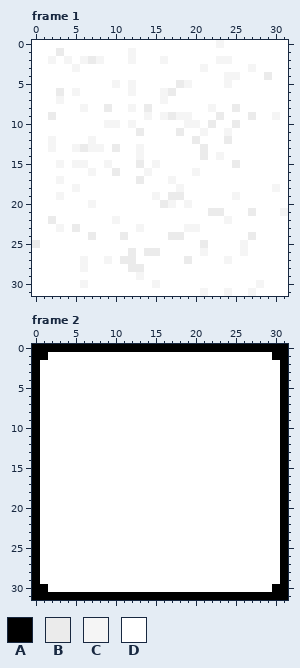
File history of a pixel-art file, Assets/Art/sprites/temporary-art.aseprite. The picture above was drawn from the file before the commit.
32x32 pixels, 2 frames. Colours within 5 levels of each other are drawn and written as one. Shown: frame 1, frame 2.
Palette (. is transparent): A #000000  B #ebebeb  C #f5f5f5  D #ffffff
Pixels before, frame 1, first column x 0:
 0 DDDDDDDDDDDDDDDDDDDDDDDCDDDDDDDD
 1 DDDBDDDDDDDDCDDDDDDDDDDDDDDDDDDD
 2 DDCDCDCBCDDDCDDDCDDDDDDCCDDDDDDD
 3 DDDDDCDDDDDDDDDDDDDDDCDDDDDCDDDD
 4 DDDDDDDDDDDDDDDDDDDDDDDDCCDDDBDD
 5 DDDDDDDDDDCDCDDDDDBCDDDDCDDDDDDD
 6 DDDBDCDDDDDDCDDDCBDDDDDDDDDDDDDD
 7 DDDCDDDDDDDDDDDDCDDDDDDDDDDDDDDD
 8 DDDDDDCDDBDDCDBDDDDDDDCDDBDDDDDD
 9 DDBDDDDDDDDDDDCDCBCCDDDBDDDBDDCD
10 DDDDDDDDDCCDCDDDDDDCCDBDDBDDDDDD
11 DDDDDDDDDDDDDBDDDDBDDCDDCDDDDDDD
12 DDCDDDDCDDDDDDDDDDDDBDDDBDDDDDDD
13 DDCDDCBCCDBDDCDDDDDDDBDDDDDDDDDD
14 DDDDDDDDDDDDDCDDDDDDDBDCDDDDDDDD
15 DDDCDCCDDCDDDBDCDDDDDDDDDBDDDDDD
16 DDDDDDDCDDBDDDCDDDDDCDDDDDDDDDDD
17 DDDCDDDDDDDDDBDDDCDDDDDDDDDDDDDD
18 DDDDDCDDDDDDDDDDDDCDDDDDDDDDDDCD
19 DDDCDDDDDDDDDDDCDBBDDDDDDCDDDDDD
20 DDDDDDDCDDDDDDDDBCDCDDDDDDDDDDDD
21 DDDDDDDDDDDDDDDDDDDDDDBBDDDBDDDC
22 DDBDDDDDDDCDDDDDDDDDDDDDCDDDDDDD
23 DDDCDBDDDDDDDCDDDDDCCDDDDDDDDDDD
24 DDDDDDDBDDDBDDDDDBBDDDDDDDDBDDDD
25 BDDDDDDDDDDDDDDDDDDDDBDDDDCDDDDD
26 DDDDDDDDDDDDBDBBDDDDDCDDDDCDDDDD
27 DDDDDDCDDCDBBDDDDDDBDDDDCDDDDDDD
28 DDDDDDCDDDDDBBDDDDDDDDDDDDDDDDDD
29 DDDDDDDDDDDDDCDDDDDDDDDDDDDDDDDD
30 DDDDDDCDDDDDDDDCDDDDDDDDDDDDCDDD
31 DDDDDDDDDDDDDDDDDDDDDCDDCDDCDDDD
Pixels before, frame 2, first column x 0:
 0 AAAAAAAAAAAAAAAAAAAAAAAAAAAAAAAA
 1 AADDDDDDDDDDDDDDDDDDDDDDDDDDDDAA
 2 ADDDDDDDDDDDDDDDDDDDDDDDDDDDDDDA
 3 ADDDDDDDDDDDDDDDDDDDDDDDDDDDDDDA
 4 ADDDDDDDDDDDDDDDDDDDDDDDDDDDDDDA
 5 ADDDDDDDDDDDDDDDDDDDDDDDDDDDDDDA
 6 ADDDDDDDDDDDDDDDDDDDDDDDDDDDDDDA
 7 ADDDDDDDDDDDDDDDDDDDDDDDDDDDDDDA
 8 ADDDDDDDDDDDDDDDDDDDDDDDDDDDDDDA
 9 ADDDDDDDDDDDDDDDDDDDDDDDDDDDDDDA
10 ADDDDDDDDDDDDDDDDDDDDDDDDDDDDDDA
11 ADDDDDDDDDDDDDDDDDDDDDDDDDDDDDDA
12 ADDDDDDDDDDDDDDDDDDDDDDDDDDDDDDA
13 ADDDDDDDDDDDDDDDDDDDDDDDDDDDDDDA
14 ADDDDDDDDDDDDDDDDDDDDDDDDDDDDDDA
15 ADDDDDDDDDDDDDDDDDDDDDDDDDDDDDDA
16 ADDDDDDDDDDDDDDDDDDDDDDDDDDDDDDA
17 ADDDDDDDDDDDDDDDDDDDDDDDDDDDDDDA
18 ADDDDDDDDDDDDDDDDDDDDDDDDDDDDDDA
19 ADDDDDDDDDDDDDDDDDDDDDDDDDDDDDDA
20 ADDDDDDDDDDDDDDDDDDDDDDDDDDDDDDA
21 ADDDDDDDDDDDDDDDDDDDDDDDDDDDDDDA
22 ADDDDDDDDDDDDDDDDDDDDDDDDDDDDDDA
23 ADDDDDDDDDDDDDDDDDDDDDDDDDDDDDDA
24 ADDDDDDDDDDDDDDDDDDDDDDDDDDDDDDA
25 ADDDDDDDDDDDDDDDDDDDDDDDDDDDDDDA
26 ADDDDDDDDDDDDDDDDDDDDDDDDDDDDDDA
27 ADDDDDDDDDDDDDDDDDDDDDDDDDDDDDDA
28 ADDDDDDDDDDDDDDDDDDDDDDDDDDDDDDA
29 ADDDDDDDDDDDDDDDDDDDDDDDDDDDDDDA
30 AADDDDDDDDDDDDDDDDDDDDDDDDDDDDAA
31 AAAAAAAAAAAAAAAAAAAAAAAAAAAAAAAA
After:
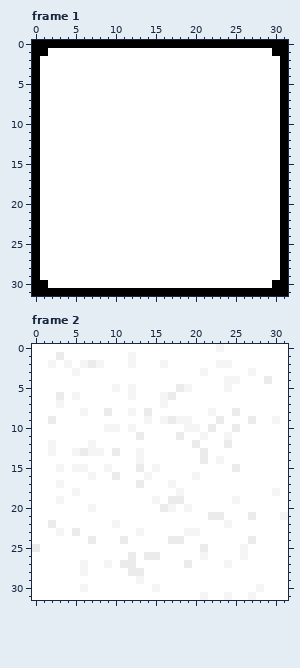
The exact change:
Changed rows in their new state; - is an unchanged pixel.
Frame 1:
first column x 0:
 0 AAAAAAAAAAAAAAAAAAAAAAAAAAAAAAAA
 1 AA-D--------D-----------------AA
 2 A-D-D-DDD---D---D------DD------A
 3 A----D---------------D-----D---A
 4 A-----------------------DD---D-A
 5 A---------D-D-----DD----D------A
 6 A--D-D------D---DD-------------A
 7 A--D------------D--------------A
 8 A-----D--D--D-D-------D--D-----A
 9 A-D-----------D-DDDD---D---D--DA
10 A--------DD-D------DD-D--D-----A
11 A------------D----D--D--D------A
12 A-D----D------------D---D------A
13 A-D--DDDD-D--D-------D---------A
14 A------------D-------D-D-------A
15 A--D-DD--D---D-D---------D-----A
16 A------D--D---D-----D----------A
17 A--D---------D---D-------------A
18 A----D------------D-----------DA
19 A--D-----------D-DD------D-----A
20 A------D--------DD-D-----------A
21 A---------------------DD---D---A
22 A-D-------D-------------D------A
23 A--D-D-------D-----DD----------A
24 A------D---D-----DD--------D---A
25 A--------------------D----D----A
26 A-----------D-DD-----D----D----A
27 A-----D--D-DD------D----D------A
28 A-----D-----DD-----------------A
29 A------------D-----------------A
30 AA----D--------D------------D-AA
31 AAAAAAAAAAAAAAAAAAAAAAAAAAAAAAAA
Frame 2:
first column x 0:
 0 DDDDDDDDDDDDDDDDDDDDDDDCDDDDDDDD
 1 DD-B--------C-----------------DD
 2 D-C-C-CBC---C---C------CC------D
 3 D----C---------------C-----C---D
 4 D-----------------------CC---B-D
 5 D---------C-C-----BC----C------D
 6 D--B-C------C---CB-------------D
 7 D--C------------C--------------D
 8 D-----C--B--C-B-------C--B-----D
 9 D-B-----------C-CBCC---B---B--CD
10 D--------CC-C------CC-B--B-----D
11 D------------B----B--C--C------D
12 D-C----C------------B---B------D
13 D-C--CBCC-B--C-------B---------D
14 D------------C-------B-C-------D
15 D--C-CC--C---B-C---------B-----D
16 D------C--B---C-----C----------D
17 D--C---------B---C-------------D
18 D----C------------C-----------CD
19 D--C-----------C-BB------C-----D
20 D------C--------BC-C-----------D
21 D---------------------BB---B---C
22 D-B-------C-------------C------D
23 D--C-B-------C-----CC----------D
24 D------B---B-----BB--------B---D
25 B--------------------B----C----D
26 D-----------B-BB-----C----C----D
27 D-----C--C-BB------B----C------D
28 D-----C-----BB-----------------D
29 D------------C-----------------D
30 DD----C--------C------------C-DD
31 DDDDDDDDDDDDDDDDDDDDDCDDCDDCDDDD
Where, in picture pixels (left, top, right, bottom), the same in both pictures:
changed: (32, 40, 288, 296)
changed: (32, 344, 288, 600)
